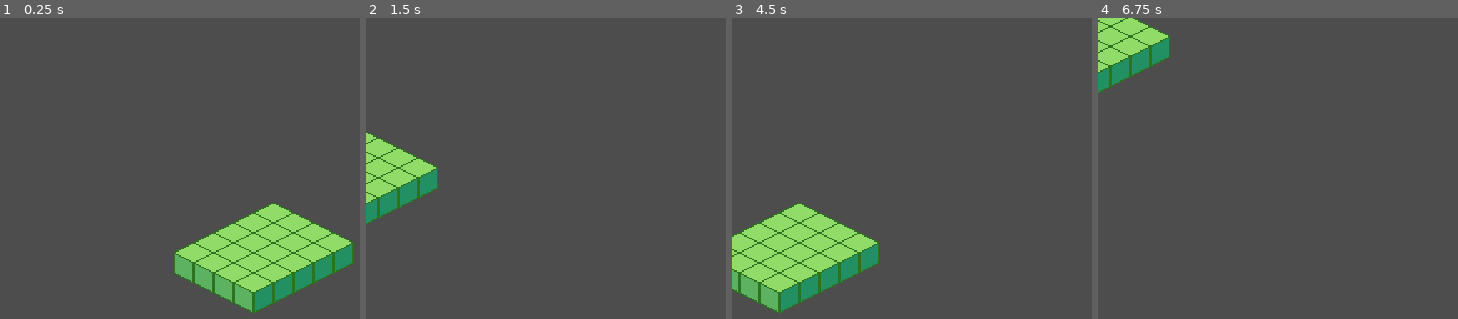
Above: before the commit, frames 1-4 (left to right).
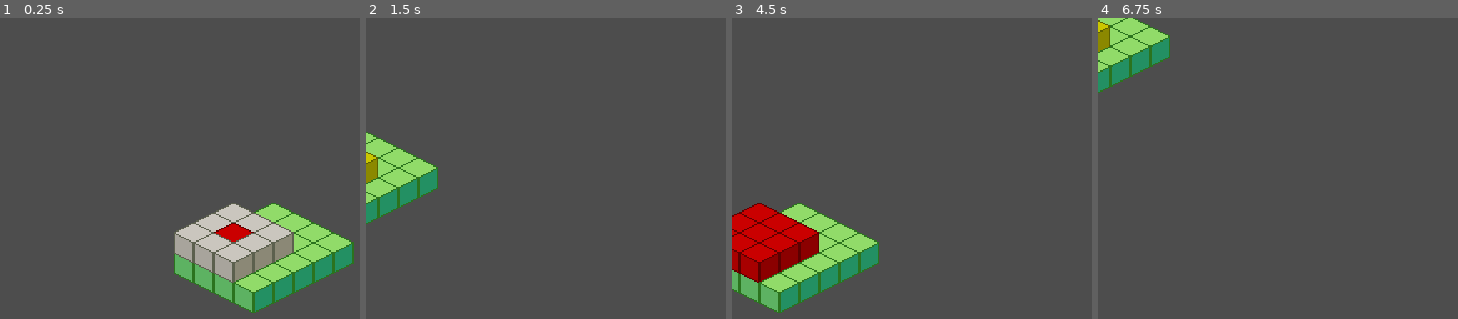
Above: after the commit, the same moments.

Repository: udonguk/godot_isometric_strategy_framework
Game: Godot game, scene res://scenes/main.tscn
The game is run twice, just before and just after one commit, with the same random seed, the same clock (stepped at 60 frames per second) and the same inputs.
Inputs (mouse positions are in pixels of both pictures, inside the frame that each line leads up to):
- Up to frame 1 (0.25 s): no input
- Up to frame 2 (1.5 s): tap Enter at 0.5 s; move the mouse to (outside the picture) at 0.52 s; hold Right (ui_right) 0.53-1.28 s; click (outside the picture) at 0.67 s; tap Space at 0.77 s; move the mouse to (607, 264) at 1.27 s; hold Down (ui_down) from 1.28 s (still down); click (607, 264) at 1.42 s
- Up to frame 3 (4.5 s): tap Space at 1.52, 2.75, 3.02, 3.77 s; move the mouse to (outside the picture) at 2.02 s; release Down (ui_down) at 2.03 s; hold Right (ui_right) 2.03-2.78 s; click (outside the picture) at 2.17 s; move the mouse to (outside the picture) at 2.77 s; hold Up (ui_up) 2.78-3.53 s; click (outside the picture) at 2.92 s; tap Enter at 3.5 s; move the mouse to (outside the picture) at 3.52 s; hold Left (ui_left) from 3.53 s (still down); click (outside the picture) at 3.67 s; move the mouse to (890, 174) at 4.27 s; click (890, 174) at 4.42 s
- Up to frame 4 (6.75 s): tap Space at 4.52, 6.02 s; move the mouse to (outside the picture) at 5.02 s; release Left (ui_left) at 5.03 s; hold Down (ui_down) 5.03-5.78 s; click (outside the picture) at 5.17 s; move the mouse to (1378, 129) at 5.77 s; hold Right (ui_right) 5.78-6.53 s; click (1378, 129) at 5.92 s; move the mouse to (outside the picture) at 6.52 s; hold Up (ui_up) from 6.53 s (still down); click (outside the picture) at 6.67 s

The runs differ from the first frame. In frame 1, 5.4% of the frame differs, in the area x 48-82%, y 61-89%; in frame 2, 0.3%; in frame 3, 4.5%; in frame 4, 0.3%.
Error before the commit: Parse Error: Identifier "GridSystem" not declared in the current scope. (res://scripts/main.gd:54)

Commit message:
Refactor(Autoload): Resolve GridSystem parser error and update documentation rules. Added class_name, removed preload shadowing, restored direct Autoload calls, and consolidated docs. Updated GEMIMIN.md for Gemini and commit policy.

Diff:
--- a/project.godot
+++ b/project.godot
@@ -18,6 +18,7 @@
 [autoload]
 
 GameConfig="*res://scripts/config/game_config.gd"
+GridSystem="*res://scripts/map/grid_system.gd"
 
 [display]
 
--- /dev/null
+++ b/scripts/managers/building_manager.gd
@@ -0,0 +1,165 @@
+extends Node
+
+## 건물 매니저
+## 건물 생성, 관리, 조회를 담당하는 매니저 클래스
+##
+## SOLID 원칙 준수:
+## - Single Responsibility: 건물 생성/관리만 담당 (좌표 변환은 GridSystem)
+## - Dependency Inversion: TileMapLayer 대신 GridSystem에 의존
+
+# ============================================================
+# 리소스 참조
+# ============================================================
+
+## BuildingEntity 씬 참조 (preload)
+const BuildingEntityScene = preload("res://scenes/entitys/building_entity.tscn")
+
+
+# ============================================================
+# 건물 관리 데이터
+# ============================================================
+
+## 그리드 좌표 → BuildingEntity 매핑
+## Key: Vector2i (그리드 좌표), Value: BuildingEntity 노드
+var grid_buildings: Dictionary = {}
+
+## 건물들을 추가할 부모 노드 (씬 트리에서 설정)
+var buildings_parent: Node2D = null
+
+
+# ============================================================
+# 초기화
+# ============================================================
+
+## 매니저 초기화
+## parent_node: 건물들을 추가할 부모 노드 (예: test_map의 Buildings 노드)
+func initialize(parent_node: Node2D) -> void:
+	buildings_parent = parent_node
+	print("[BuildingManager] 초기화 완료 - 부모 노드: ", parent_node.name)
+
+
+# ============================================================
+# 건물 생성
+# ============================================================
+
+## 특정 그리드 위치에 건물 생성
+## grid_pos: 그리드 좌표
+## 반환값: 생성된 BuildingEntity 인스턴스 (실패 시 null)
+func create_building(grid_pos: Vector2i) -> Node2D:
+	# 이미 건물이 존재하는 위치인지 확인
+	if grid_buildings.has(grid_pos):
+		push_warning("[BuildingManager] 이미 건물이 존재: ", grid_pos)
+		return grid_buildings[grid_pos]
+
+	# 부모 노드가 설정되지 않았으면 에러
+	if not buildings_parent:
+		push_error("[BuildingManager] 부모 노드가 설정되지 않았습니다. initialize()를 먼저 호출하세요.")
+		return null
+
+	# BuildingEntity 인스턴스 생성
+	var building = BuildingEntityScene.instantiate()
+
+	# 그리드 좌표 설정
+	building.grid_position = grid_pos
+
+	# 월드 좌표 계산 (GridSystem 사용!)
+	# GridSystem이 TileMapLayer를 캡슐화하여 정확한 좌표 제공
+	# get_node()로 명시적 접근 (Autoload 인식 문제 우회)
+	var grid_system = get_node("/root/GridSystem")
+	var world_pos: Vector2 = grid_system.grid_to_world(grid_pos)
+	building.position = world_pos
+
+	# 씬 트리에 추가
+	buildings_parent.add_child(building)
+
+	# Dictionary에 등록
+	grid_buildings[grid_pos] = building
+
+	print("[BuildingManager] 건물 생성: Grid ", grid_pos, " → World ", world_pos)
+
+	return building
+
+
+## 여러 건물을 한 번에 생성
+## grid_positions: 그리드 좌표 배열
+## 반환값: 생성된 BuildingEntity 배열
+func create_buildings(grid_positions: Array[Vector2i]) -> Array:
+	var created_buildings: Array = []
+
+	for grid_pos in grid_positions:
+		var building = create_building(grid_pos)
+		if building:
+			created_buildings.append(building)
+
+	print("[BuildingManager] 총 ", created_buildings.size(), "개 건물 생성 완료")
+	return created_buildings
+
+
+# ============================================================
+# 건물 조회
+# ============================================================
+
+## 특정 그리드 위치의 건물 가져오기
+## grid_pos: 그리드 좌표
+## 반환값: BuildingEntity 인스턴스 (없으면 null)
+func get_building(grid_pos: Vector2i):
+	if grid_buildings.has(grid_pos):
+		return grid_buildings[grid_pos]
+	return null
+
+
+## 특정 그리드 위치에 건물이 존재하는지 확인
+func has_building(grid_pos: Vector2i) -> bool:
+	return grid_buildings.has(grid_pos)
+
+
+## 모든 건물 가져오기
+func get_all_buildings() -> Array:
+	return grid_buildings.values()
+
+
+## 건물 개수 가져오기
+func get_building_count() -> int:
+	return grid_buildings.size()
+
+
+# ============================================================
+# 건물 제거
+# ============================================================
+
+## 특정 그리드 위치의 건물 제거
+func remove_building(grid_pos: Vector2i) -> void:
+	if not grid_buildings.has(grid_pos):
+		push_warning("[BuildingManager] 제거할 건물이 없음: ", grid_pos)
+		return
+
+	var building = grid_buildings[grid_pos]
+
+	# 씬 트리에서 제거
+	building.queue_free()
+
+	# Dictionary에서 제거
+	grid_buildings.erase(grid_pos)
+
+	print("[BuildingManager] 건물 제거: ", grid_pos)
+
+
+## 모든 건물 제거
+func clear_all_buildings() -> void:
+	for building in grid_buildings.values():
+		building.queue_free()
+
+	grid_buildings.clear()
+	print("[BuildingManager] 모든 건물 제거 완료")
+
+
+# ============================================================
+# 유틸리티
+# ============================================================
+
+## 디버그: 모든 건물 정보 출력
+func print_all_buildings() -> void:
+	print("[BuildingManager] === 건물 목록 (총 ", grid_buildings.size(), "개) ===")
+	for grid_pos in grid_buildings.keys():
+		var building = grid_buildings[grid_pos]
+		print("  Grid: ", grid_pos, " | State: ", building.current_state)
--- a/scripts/map/grid_system.gd
+++ b/scripts/map/grid_system.gd
@@ -1,43 +1,57 @@
 extends Node
+class_name GridSystemNode
 
-## 그리드 시스템
-## 그리드 좌표 ↔ 월드 좌표 변환 (Diamond Right Isometric)
+## 그리드 시스템 (Autoload 싱글톤)
+## 모든 그리드 좌표 ↔ 월드 좌표 변환을 담당
+##
+## SOLID 원칙 준수:
+## - Single Responsibility: 모든 좌표 변환 책임을 GridSystem이 담당
+## - Dependency Inversion: 다른 매니저들은 TileMapLayer 대신 GridSystem에 의존
+## - Open/Closed: TileMapLayer 변경 시 GridSystem만 수정하면 됨
 
 # ============================================================
-# 그리드 설정
+# 그리드 레퍼런스
 # ============================================================
 
-## 타일 크기 (픽셀 단위)
-## 주의: 이 값은 GameConfig의 TILE_SIZE와 동기화되어야 함
-## Diamond Right 아이소메트릭: 타일의 실제 크기는 32x16 (가로x세로)
-const TILE_WIDTH: int = 32
-const TILE_HEIGHT: int = 16
+## 그라운드 TileMapLayer 참조
+## 모든 entity는 ground 타일을 기준으로 배치됨
+var ground_layer: TileMapLayer = null
 
 
 # ============================================================
-# 좌표 변환 함수 (Static)
+# 초기화
+# ============================================================
+
+## GridSystem 초기화
+## 게임 시작 시 test_map.gd에서 호출해야 함
+func initialize(tile_layer: TileMapLayer) -> void:
+	ground_layer = tile_layer
+	print("[GridSystem] 초기화 완료 - Ground Layer: ", tile_layer.name)
+	print("[GridSystem] TileSet: ", tile_layer.tile_set)
+
+
+# ============================================================
+# 좌표 변환 함수 (TileMapLayer 기준)
 # ============================================================
 
 ## 그리드 좌표 → 월드 좌표 변환
-## Diamond Right 아이소메트릭 공식 사용
-static func grid_to_world(grid_pos: Vector2i) -> Vector2:
-	var world_x: float = (grid_pos.x - grid_pos.y) * (TILE_WIDTH / 2.0)
-	var world_y: float = (grid_pos.x + grid_pos.y) * (TILE_HEIGHT / 2.0)
-	return Vector2(world_x, world_y)
+## TileMapLayer.map_to_local()을 사용하여 정확한 좌표 계산
+func grid_to_world(grid_pos: Vector2i) -> Vector2:
+	if not ground_layer:
+		push_error("[GridSystem] ground_layer가 초기화되지 않았습니다! initialize()를 먼저 호출하세요.")
+		return Vector2.ZERO
+
+	return ground_layer.map_to_local(grid_pos)
 
 
 ## 월드 좌표 → 그리드 좌표 변환
-## 역변환 공식 사용
-static func world_to_grid(world_pos: Vector2) -> Vector2i:
-	# 정규화된 좌표 계산
-	var normalized_x: float = world_pos.x / (TILE_WIDTH / 2.0)
-	var normalized_y: float = world_pos.y / (TILE_HEIGHT / 2.0)
+## TileMapLayer.local_to_map()을 사용하여 정확한 좌표 계산
+func world_to_grid(world_pos: Vector2) -> Vector2i:
+	if not ground_layer:
+		push_error("[GridSystem] ground_layer가 초기화되지 않았습니다! initialize()를 먼저 호출하세요.")
+		return Vector2i.ZERO
 
-	# 그리드 좌표 계산
-	var grid_x: int = int(floor((normalized_x + normalized_y) / 2.0))
-	var grid_y: int = int(floor((normalized_y - normalized_x) / 2.0))
-
-	return Vector2i(grid_x, grid_y)
+	return ground_layer.local_to_map(world_pos)
 
 
 # ============================================================
--- a/scripts/maps/test_map.gd
+++ b/scripts/maps/test_map.gd
@@ -1,17 +1,21 @@
 extends Node2D
 
 ## 테스트 맵 스크립트
-## Step 3: 그리드 좌표 기반 건물 배치
+## Step 4: BuildingManager를 사용한 건물 자동 생성
 
 # ============================================================
 # 스크립트 참조
 # ============================================================
 
 ## GridSystem 스크립트 참조
-const GridSystem = preload("res://scripts/map/grid_system.gd")
+# GridSystem은 Autoload 싱글톤이므로 preload 불필요 (이름 충돌 방지)
+# const GridSystem = preload("res://scripts/map/grid_system.gd")
 
-## BuildingEntity 씬 참조
-const BuildingEntityScene = preload("res://scenes/entitys/building_entity.tscn")
+## BuildingManager 스크립트 참조
+const BuildingManager = preload("res://scripts/managers/building_manager.gd")
+
+## BuildingEntity 스크립트 참조 (상태 enum 접근용)
+const BuildingEntity = preload("res://scripts/entity/building_entity.gd")
 
 
 # ============================================================
@@ -26,10 +30,24 @@
 
 
 # ============================================================
+# 매니저 인스턴스
+# ============================================================
+
+## BuildingManager 인스턴스
+var building_manager: BuildingManager = null
+
+## 현재 선택된 건물
+var selected_building = null
+
+
+# ============================================================
 # 생명주기
 # ============================================================
 
 func _ready() -> void:
+	# main 그룹 등록 (건물에서 이벤트를 전달받기 위해)
+	add_to_group("main")
+
 	print("[TestMap] 테스트 맵 초기화")
 
 	# 노드 참조 확인
@@ -44,53 +62,109 @@
 	print("[TestMap] ground_layer: ", ground_layer)
 	print("[TestMap] buildings_container: ", buildings_container)
 
-	# 건물 3개를 그리드 좌표로 배치
-	_spawn_test_buildings()
+	# GridSystem 초기화 (최우선!)
+	# 모든 좌표 변환은 GridSystem을 통해 이루어짐
+	# get_node()로 명시적 접근 (Autoload 인식 문제 우회)
+	GridSystem.initialize(ground_layer)
+
+	# BuildingManager 생성 및 씬 트리에 추가 (Autoload 접근을 위해 필수!)
+	building_manager = BuildingManager.new()
+	add_child(building_manager)  # ← 이게 핵심! 씬 트리에 추가해야 GridSystem 접근 가능
+	building_manager.initialize(buildings_container)
+
+	# 3x3 그리드에 9개 건물 자동 생성
+	_create_test_buildings()
+
+	print("[TestMap] 테스트 맵 초기화 완료")
+	print("[TestMap] 건물을 클릭하면 외곽선이 표시됩니다")
 
 
 # ============================================================
-# 건물 배치
+# 건물 생성
 # ============================================================
 
-## 테스트용 건물 3개 생성
-func _spawn_test_buildings() -> void:
-	# 배치할 그리드 좌표
-	var grid_positions: Array[Vector2i] = [
-		Vector2i(0, 0),
-		Vector2i(1, 0),
-		Vector2i(0, 1)
-	]
+## 테스트용 건물들 생성 (3x3 그리드)
+func _create_test_buildings() -> void:
+	print("[TestMap] === 3x3 건물 자동 생성 시작 ===")
 
-	# 각 그리드 좌표에 건물 배치
-	for i in range(grid_positions.size()):
-		var grid_pos = grid_positions[i]
-		_create_building(grid_pos, "Building_%d" % i)
+	# 3x3 그리드 범위 설정
+	var grid_size: int = 3
+	var start_x: int = 0
+	var start_y: int = 0
 
-	print("[TestMap] 건물 ", grid_positions.size(), "개 배치 완료")
+	# 이중 for문으로 건물 생성
+	for x in range(start_x, start_x + grid_size):
+		for y in range(start_y, start_y + grid_size):
+			var grid_pos = Vector2i(x, y)
+			var building = building_manager.create_building(grid_pos)
+
+			# 중앙 건물(1,1)을 INFECTED 상태로 초기화
+			if grid_pos == Vector2i(1, 1):
+				if building and building.has_method("set_state"):
+					building.set_state(BuildingEntity.BuildingState.INFECTED)
+					print("[TestMap] 중앙 건물(1,1)을 INFECTED 상태로 설정")
+
+	# 생성 완료 로그
+	var total_count = building_manager.get_building_count()
+	print("[TestMap] === 건물 생성 완료: 총 ", total_count, "개 ===")
+
+	# 디버그: 모든 건물 정보 출력
+	building_manager.print_all_buildings()
 
 
-## 특정 그리드 좌표에 건물 생성
-func _create_building(grid_pos: Vector2i, building_name: String) -> void:
-	# BuildingEntity 인스턴스 생성
-	var building = BuildingEntityScene.instantiate()
+# ============================================================
+# 입력 처리
+# ============================================================
 
-	if not building:
-		push_error("[TestMap] BuildingEntity 인스턴스 생성 실패!")
-		return
+## 빈 공간 클릭 처리 (Entity가 처리하지 않은 입력만)
+func _unhandled_input(event: InputEvent) -> void:
+	# 마우스 왼쪽 버튼 클릭 감지
+	if event is InputEventMouseButton:
+		if event.button_index == MOUSE_BUTTON_LEFT and event.pressed:
+			_on_empty_click(event.position)
 
-	# 건물 이름 설정
-	building.name = building_name
 
-	# 그리드 좌표 설정
-	building.grid_position = grid_pos
+## 빈 공간 클릭 시 호출되는 함수
+func _on_empty_click(screen_pos: Vector2) -> void:
+	# 화면 좌표 → 월드 좌표 변환
+	var world_pos: Vector2 = get_global_mouse_position()
 
-	# 월드 좌표 계산 (TileMapLayer의 좌표 변환 사용)
-	var world_pos: Vector2 = ground_layer.map_to_local(grid_pos)
-	building.position = world_pos
+	# 월드 좌표 → 그리드 좌표 변환
+	var grid_pos: Vector2i = GridSystem.world_to_grid(world_pos)
 
-	# Buildings 컨테이너에 추가
-	buildings_container.add_child(building)
+	print("[TestMap] 빈 공간 클릭 - World: ", world_pos, " | Grid: ", grid_pos)
 
-	print("[TestMap] ✅ 건물 생성 성공: ", building_name, " at Grid ", grid_pos)
-	print("  → World Position: ", world_pos)
-	print("  → 부모 노드: ", building.get_parent().name)
+	# 해당 위치에 건물이 있는지 확인
+	if building_manager.has_building(grid_pos):
+		print("  → 이미 건물이 존재합니다")
+	else:
+		print("  → 빈 공간입니다")
+
+	# 빈 공간 클릭 시 선택 해제
+	_deselect_building()
+
+
+# ============================================================
+# 건물 선택 처리
+# ============================================================
+
+## 건물 선택 처리 (building_entity.gd에서 호출)
+func _on_building_selected(building) -> void:
+	# 이전 선택된 건물 외곽선 제거
+	if selected_building and selected_building != building:
+		selected_building.hide_outline()
+
+	# 새 건물 선택
+	selected_building = building
+	selected_building.show_outline()
+
+	# 디버그: 선택된 건물 정보 출력
+	print("[TestMap] 건물 선택: Grid ", building.grid_position, " | State: ", building.current_state)
+
+
+## 건물 선택 해제
+func _deselect_building() -> void:
+	if selected_building:
+		selected_building.hide_outline()
+		selected_building = null
+		print("[TestMap] 건물 선택 해제")
Not shown, added: scripts/managers/building_manager.gd.uid
Not shown, changed: CLAUDE.md
Not shown, changed: GEMIMIN.md
Not shown, added: docs/2025-12-18_errors.md
Not shown, changed: docs/backlog.md
Not shown, changed: docs/code_convention.md
Not shown, added: scenes/maps/test_map.tscn6922612295.tmp
Not shown, added: scenes/maps/test_map.tscn6929350909.tmp
Not shown, added: scenes/maps/test_map.tscn6943120690.tmp
